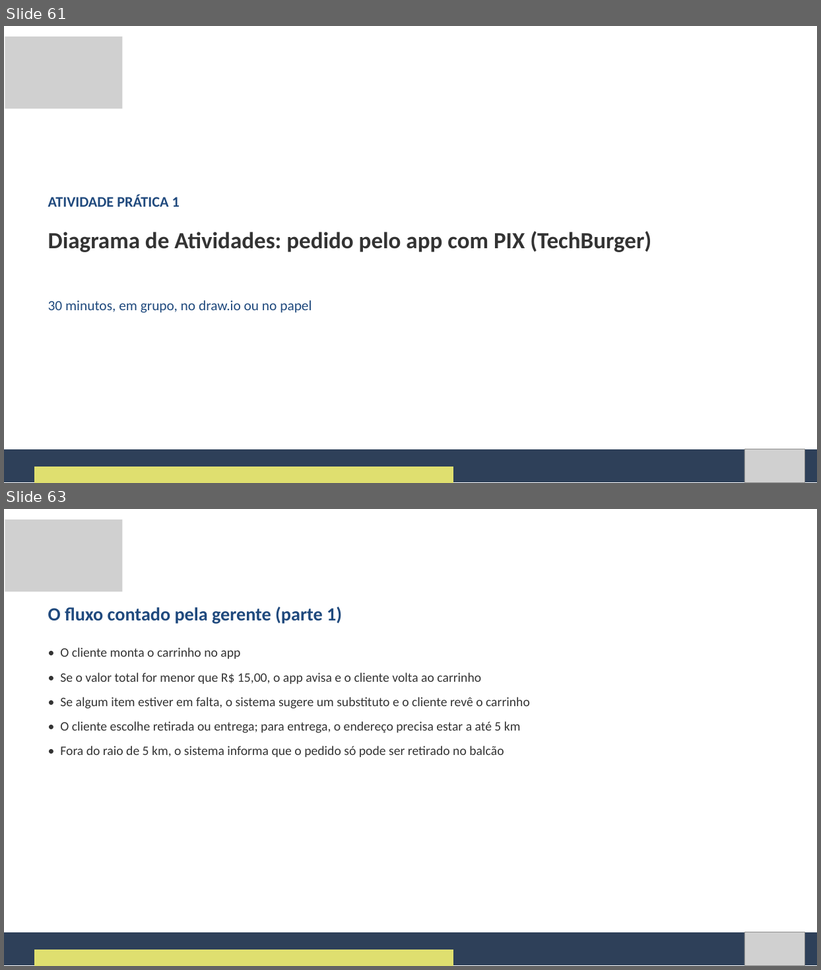
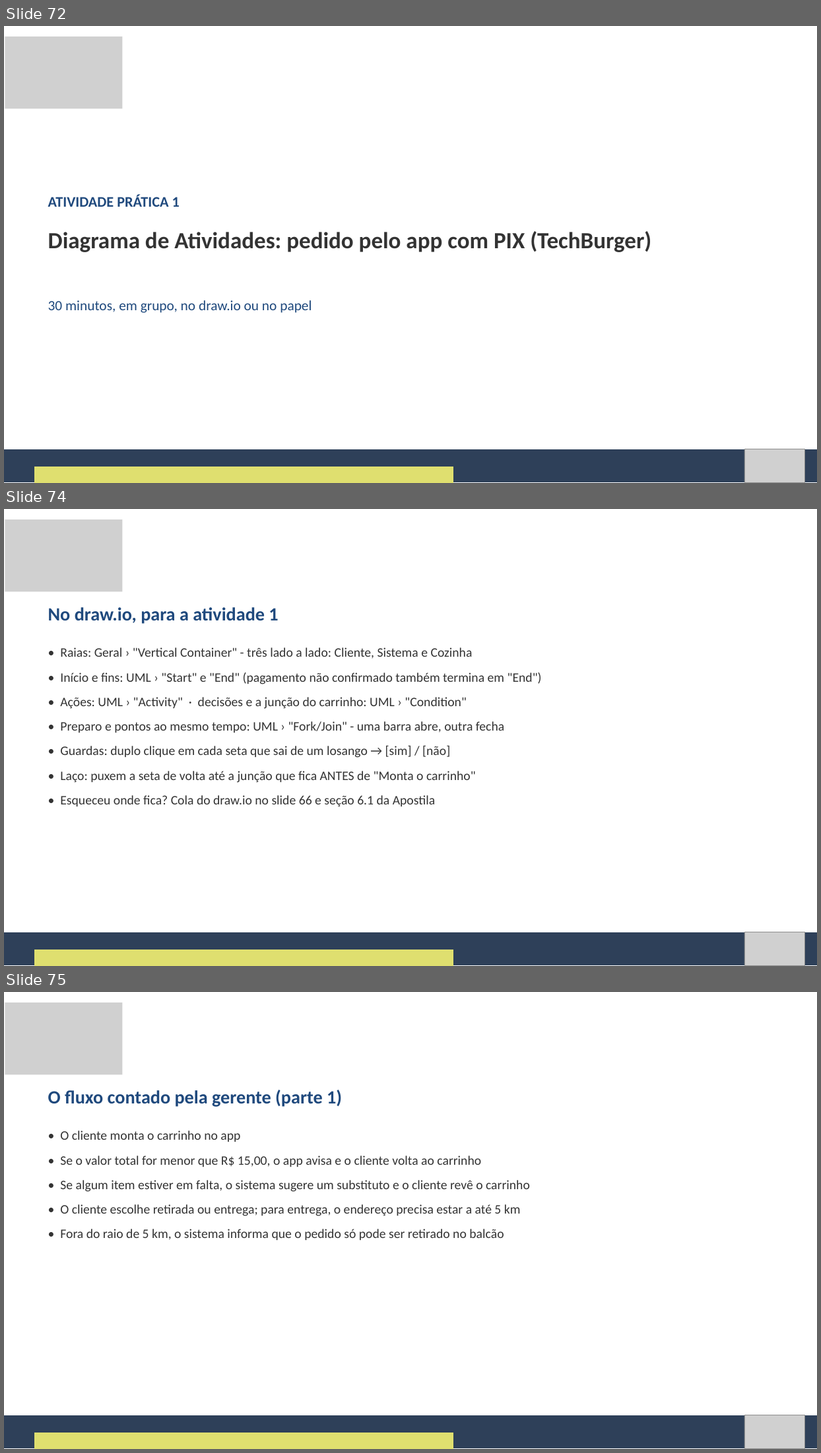
Before and after one commit to Natan20/Curso-Modelagem-De-Sistemas-Material, a slide deck: Aula 07 - 02-10-2026/Aula 7 - Slides.pptx. Shown one above the other, each under a label of ours: slides 61 and 63 before the commit, slides 72, 74 and 75 after it; the slides between them are not shown. The pictures are 821x970 and 821x1453 pixels, drawn with LibreOffice and Linux fonts; fonts in the diff are those of the drawing; grey boxes stand for pictures. Boxes give left, top, right and bottom in pixels: in the first picture for what was removed or moved away, otherwise in the second. Text is boxed around its words. In the diff, an @@ line names an element or a change of style, - is before the commit and + after.

Commit message:
Adiciona mapa do draw.io na Aula 7: onde fica cada forma (nomes em inglês) e cola por atividade

```diff
--- a/Aula 07 - 02-10-2026/Aula 7 - Slides.pptx
+++ b/Aula 07 - 02-10-2026/Aula 7 - Slides.pptx
@@ slide 74 added at [4, 509, 817, 966], background #FFFFFF @@
@@ picture added at [5, 520, 122, 592] @@
@@ text added at [48, 607, 278, 624], 33 pt, text #1F497D, bold @@
+No draw.io, para a atividade 1
@@ text added at [60, 648, 542, 807], 23 pt, text #333333 @@
+• Raias: Geral › "Vertical Container" - três lado a lado: Cliente, Sistema e Cozinha
+• Início e fins: UML › "Start" e "End" (pagamento não confirmado também termina em "End")
+• Ações: UML › "Activity" · decisões e a junção do carrinho: UML › "Condition"
+• Preparo e pontos ao mesmo tempo: UML › "Fork/Join" - uma barra abre, outra fecha
+• Guardas: duplo clique em cada seta que sai de um losango → [sim] / [não]
+• Laço: puxem a seta de volta até a junção que fica ANTES de "Monta o carrinho"
+• Esqueceu onde fica? Cola do draw.io no slide 66 e seção 6.1 da Apostila
@@ freeform shape added at [4, 933, 817, 966], fill #2E4059 @@
@@ picture added at [745, 932, 805, 966] @@
@@ freeform shape added at [34, 950, 453, 966], fill #DFDF6F @@
@@ what was slide 61 is now slide 72 @@
@@ what was slide 63 is now slide 75 @@
```
Also in this commit, not shown: 19 slides changed, 14 other slides added, 2 other files.
